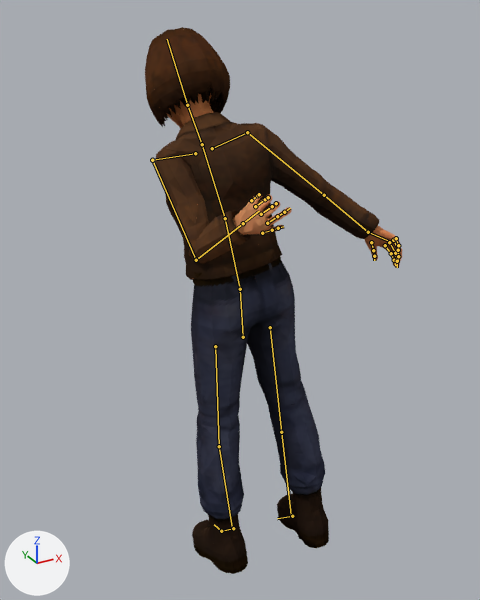
Renders of the Blender file creatures/humans/sarah_meshy/game_ready/sarah_meshy_proto.blend from each side of a commit.
Before and after are seen from a 50 mm camera at (-0.864, -1.55, 1.655) aimed at (0.032, 0.079, 0.841). The axes (+X, +Y, +Z) are drawn at lower left. The lights are the same throughout. The picture after the commit comes second. Both versions are drawn at frame 0 of the action 'injured_idle-loop'; the numbers are the values there. The bones that change, and the others that lie on the model, are drawn over the model as lines.

Names of what the first picture shows: 'Sarah_Meshy_Body'.
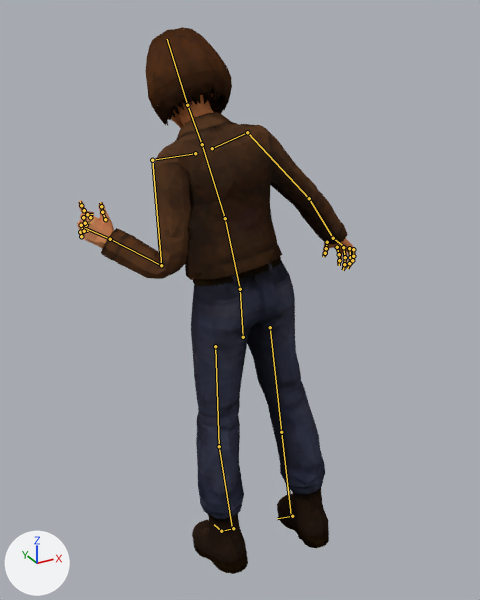
Boxes [x1, y1, x2, y2] around the edits, measured in the pictures (480 x 600 px):
'Sarah_Meshy_Body', posed (9% wider): before [145, 27, 402, 574]; after [77, 27, 356, 574]
bone 'LeftUpperArm', root to tip: before (152, 160) to (196, 260); after (152, 160) to (161, 265)
bone 'LeftLowerArm', root to tip: before (196, 260) to (243, 223); after (161, 265) to (110, 239)
bone 'LeftHand', root to tip: before (243, 223) to (259, 211); after (110, 239) to (85, 228)
bone 'RightUpperArm', root to tip: before (247, 132) to (324, 195); after (247, 132) to (309, 198)
bone 'RightLowerArm', root to tip: before (324, 195) to (368, 232); after (309, 198) to (333, 238)

The edits, one by one:
Bone 'LeftUpperArm' (bone_leftupperarm) turns from (-12, -50, -26) to (18, -45, -34) degrees about its own x, y and z.
Bone 'LeftLowerArm' (bone_leftlowerarm) turns from (-100, 0, 0) to (118, 0, 0) degrees about its own x, y and z.
Bone 'LeftHand' (bone_lefthand) turns from (10, 0, 0) to (0, 0, -8) degrees about its own x, y and z.
Bone 'RightUpperArm' (bone_rightupperarm) turns from (-8, 0, -3) to (8, 0, -3) degrees about its own x, y and z.
Bone 'RightLowerArm' (bone_rightlowerarm) turns from (-10, 0, 0) to (10, 0, 0) degrees about its own x, y and z.
